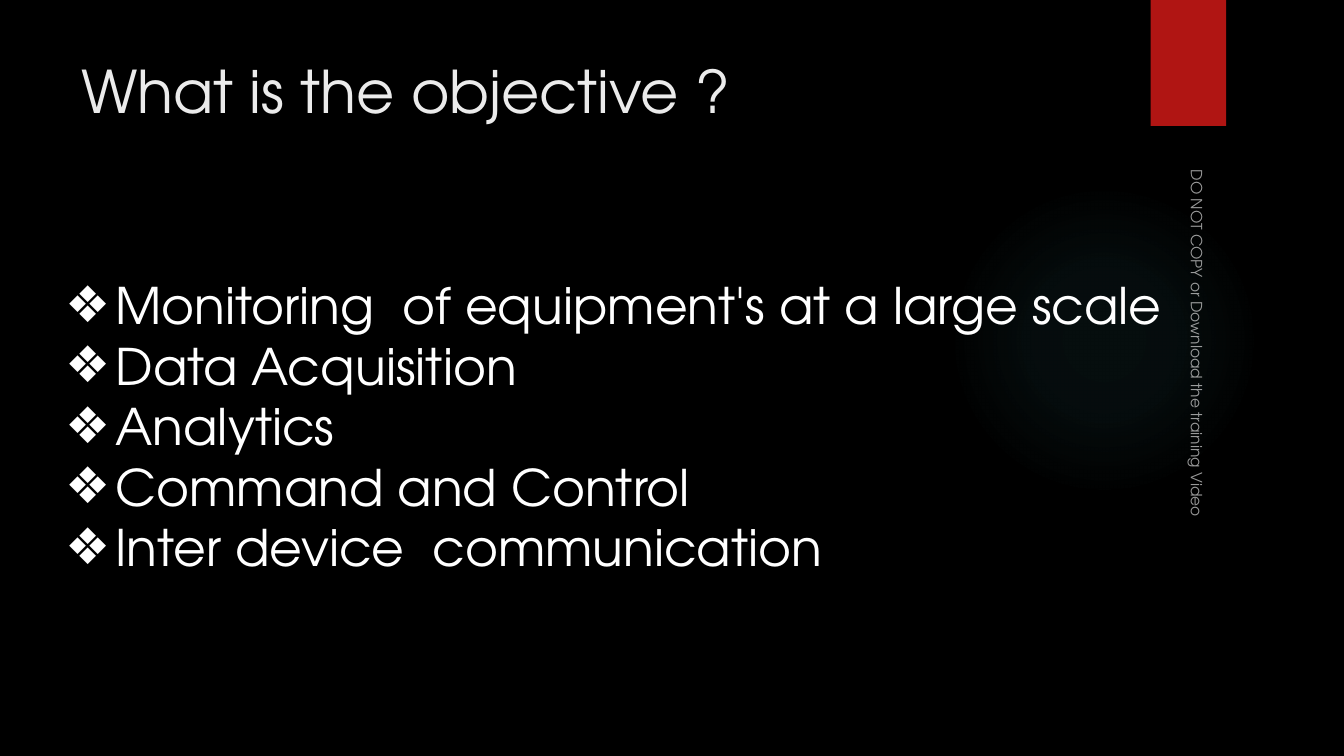
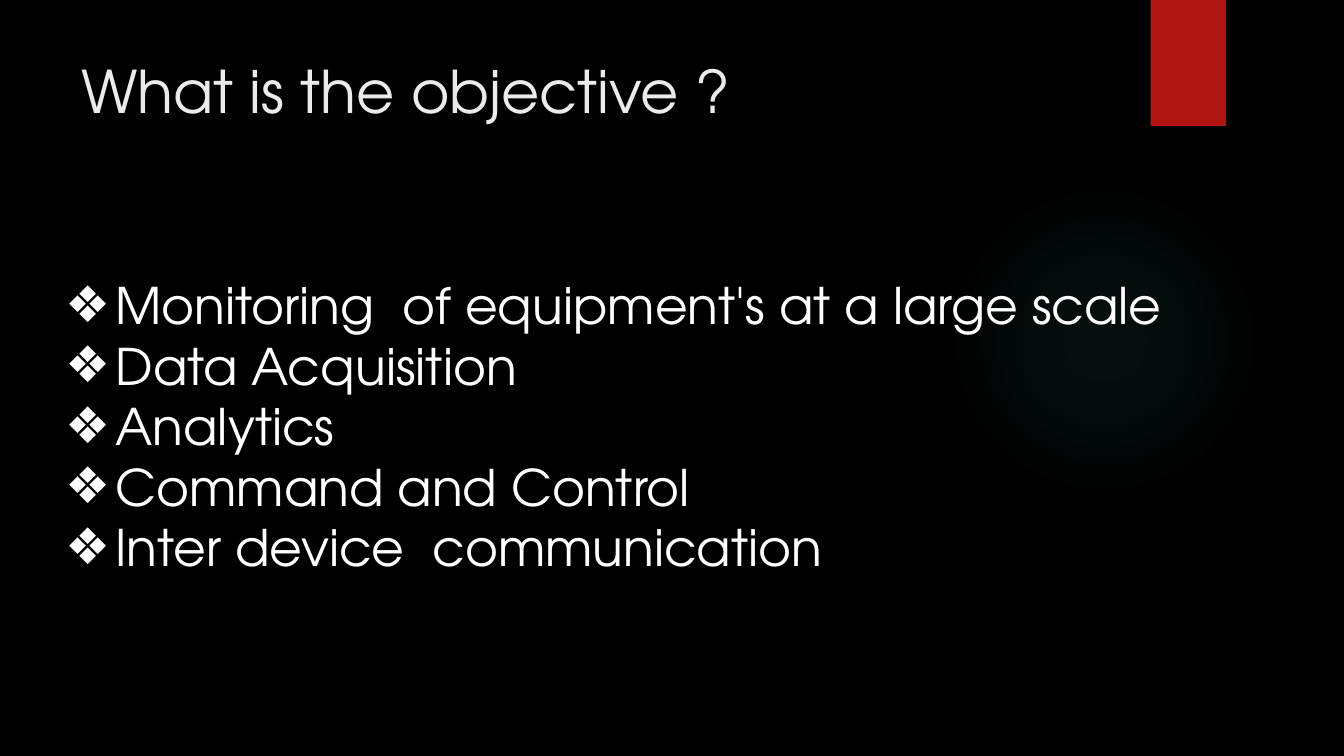
Before and after one commit to girishsukukumar/thingworx, a slide deck: slide 4 of Introduction to IoT.pptx. Drawn at 1344x756 pixels with LibreOffice and Linux fonts; fonts in the diff are those of the drawing; background and template pictures are left out. Boxes give left, top, right and bottom in pixels: in the first picture for what was removed or moved away, otherwise in the second. Text is boxed around its words. In the diff, an @@ line names an element or a change of style, - is before the commit and + after.

```diff
--- a/Introduction to IoT.pptx
+++ b/Introduction to IoT.pptx
@@ text removed at (1183,172,1209,516) @@
-DO NOT COPY or Download the training Video
```
Also in this commit, not shown: 2 other slides changed, 3 slides added.
